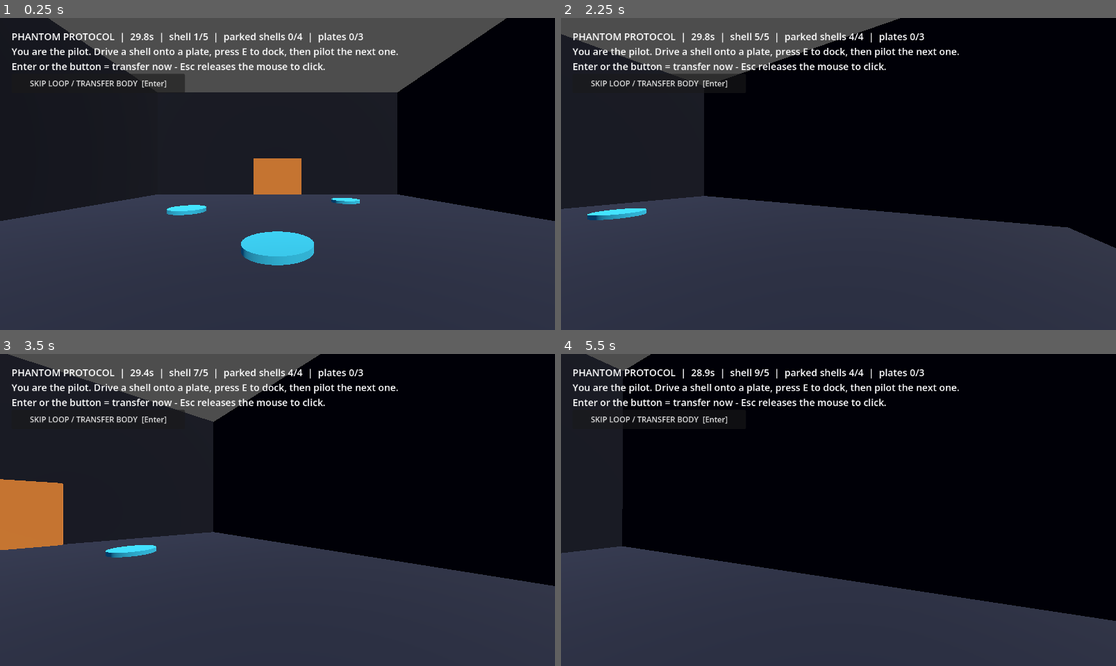
Above: before the commit, frames 1-4 (two rows, left to right).
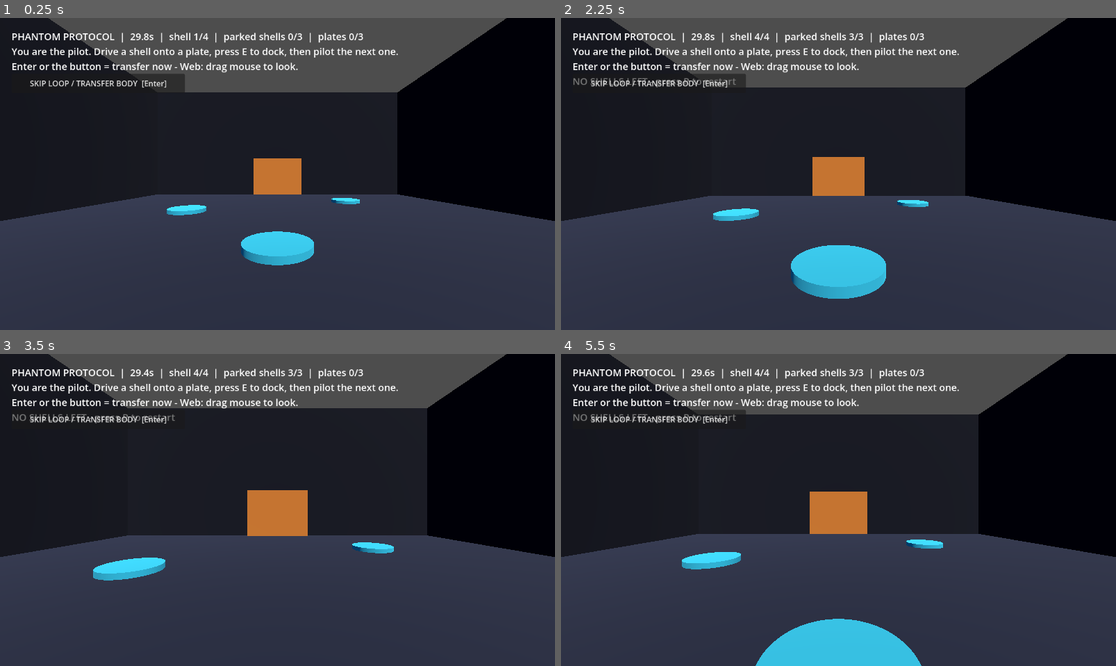
Above: after the commit, the same moments.

Repository: peakbuild112000/phantom-loop
Game: Godot game, scene res://scenes/main.tscn
Two runs of this game, one before a commit and one after it. Both use one fixed random seed, a clock stepped at 60 frames per second and the inputs below.
Inputs (mouse positions are in pixels of both pictures, inside the frame that each line leads up to):
- Up to frame 1 (0.25 s): no input
- Up to frame 2 (2.25 s): click "SKIP LOOP / TRANSFER BODY [En…" at 0.5 s; click "SKIP LOOP / TRANSFER BODY [En…" at 1.25 s; tap Enter at 2 s; move the mouse to (866, 174) at 2.02 s; hold W (move_forward) from 2.03 s (still down); hold E (interact) from 2.03 s (still down); click (866, 174) at 2.17 s
- Up to frame 3 (3.5 s): keep holding W (move_forward); move the mouse to (249, 510) at 2.77 s; release E (interact) at 2.78 s; tap Enter at 2.85 s; click (249, 510) at 2.92 s
- Up to frame 4 (5.5 s): keep holding W (move_forward); move the mouse to (849, 503) at 3.52 s; hold E (interact) 3.53-4.28 s; click (849, 503) at 3.67 s; move the mouse to (832, 516) at 4.27 s; tap Enter at 4.35 s; click (832, 516) at 4.42 s; move the mouse to (877, 513) at 5.02 s; hold E (interact) from 5.03 s (still down); click (877, 513) at 5.17 s

The runs differ from the first frame. In frame 1, 0.4% of the frame differs, in the area x 32-59%, y 4-18%; in frame 2, 33%; in frame 3, 30%; in frame 4, 50%, in the area x 0-100%, y 0-100%.

Commit message:
fix: held plates always open door, cap ghosts at 3, spawn facing room

Diff:
--- a/scripts/phantom_loop.gd
+++ b/scripts/phantom_loop.gd
@@ -7,7 +7,7 @@
 const LOOP_SECONDS := 30.0
 const TICK := 1.0 / 60.0
 const SPEED := 6.0
-const MAX_GHOSTS := 4
+const MAX_GHOSTS := 3
 
 var _time_left := LOOP_SECONDS
 var _acc := 0.0
@@ -109,12 +109,17 @@
 
 	var all := true
 	for plate in _plates:
-		var active := false
-		for body in plate.get_overlapping_bodies():
-			if body == _player:
-				active = true
-			elif body is CharacterBody3D and body.has_meta("action") and body.get_meta("action"):
-				active = true
+		# Deterministic position check instead of Area3D overlaps: no physics-frame
+		# lag, works identically on desktop and Web.
+		var active := _touches_plate(_player.global_position, plate)
+		if not active:
+			for i in _ghosts.size():
+				var g := _ghosts[i]
+				if not (g.has_meta("action") and g.get_meta("action")):
+					continue
+				if _touches_plate(g.global_position, plate):
+					active = true
+					break
 		plate.set_meta("active", active)
 		if not active:
 			all = false
@@ -137,9 +142,15 @@
 func _on_skip_pressed() -> void:
 	_finish_loop()
 
+func _touches_plate(pos: Vector3, plate: Area3D) -> bool:
+	var p := plate.global_position
+	if absf(pos.y - p.y) > 1.5:
+		return false
+	return Vector2(pos.x - p.x, pos.z - p.z).length() < 1.1
+
 func _on_plate(pos: Vector3) -> bool:
 	for plate in _plates:
-		if pos.distance_to(plate.global_position) < 1.2:
+		if _touches_plate(pos, plate):
 			return true
 	return false
 
@@ -150,6 +161,7 @@
 	_door_latched = false
 	_pitch = 0.0
 	_cam.rotation.x = 0.0
+	_player.rotation.y = 0.0  # always face the room, never the back wall
 	_player.global_position = Vector3(0.0, 1.0, 7.0)
 	_player.velocity = Vector3.ZERO
 	_open_door(false)
@@ -198,7 +210,10 @@
 	if _won:
 		_label.text = "ESCAPED in %d shells - press R to replay" % _loops
 	else:
-		_label.text = "PHANTOM PROTOCOL  |  %04.1fs  |  shell %d/%d  |  parked shells %d/%d  |  plates %d/%d\nYou are the pilot. Drive a shell onto a plate, press E to dock, then pilot the next one.\nEnter or the button = transfer now - Esc releases the mouse to click." % [_time_left, _loops, MAX_GHOSTS + 1, _ghosts.size(), MAX_GHOSTS, active, _plates.size()]
+		var msg := "PHANTOM PROTOCOL  |  %04.1fs  |  shell %d/%d  |  parked shells %d/%d  |  plates %d/%d\nYou are the pilot. Drive a shell onto a plate, press E to dock, then pilot the next one.\nEnter or the button = transfer now - Web: drag mouse to look." % [_time_left, mini(_loops, MAX_GHOSTS + 1), MAX_GHOSTS + 1, _ghosts.size(), MAX_GHOSTS, active, _plates.size()]
+		if _recordings.size() >= MAX_GHOSTS:
+			msg += "\nNO SHELLS LEFT - press R to restart"
+		_label.text = msg
 
 func _build_room() -> void:
 	var dark := Color(0.07, 0.08, 0.13)
@@ -262,7 +277,8 @@
 	var col := CollisionShape3D.new()
 	var shape := CylinderShape3D.new()
 	shape.radius = 0.9
-	shape.height = 0.5
+	# Tall trigger: ghosts are spheres centred at torso height (~1 m).
+	shape.height = 2.0
 	col.shape = shape
 	area.add_child(col)
 	add_child(area)
--- /dev/null
+++ b/tests/debug_plates.gd
@@ -0,0 +1,43 @@
+extends SceneTree
+
+func _init() -> void:
+	var scene := load("res://scenes/main.tscn") as PackedScene
+	var main := scene.instantiate()
+	root.add_child(main)
+	await process_frame
+	await physics_frame
+
+	var plates: Array = main.get("_plates")
+	var player = main.get("_player")
+
+	# 1. Plates + door: no physics frame between steps (deterministic check).
+	var rec0: Array = []
+	var rec1: Array = []
+	for i in range(10):
+		rec0.append({"pos": (plates[0] as Area3D).global_position + Vector3(0, 0.9, 0), "action": true})
+		rec1.append({"pos": (plates[1] as Area3D).global_position + Vector3(0, 0.9, 0), "action": true})
+	var recs: Array = main.get("_recordings")
+	recs.append(rec0)
+	recs.append(rec1)
+	main.call("_reset_room")
+	player.global_position = (plates[2] as Area3D).global_position + Vector3(0, 0.9, 0)
+	for i in range(6):
+		main.call("_step", 1.0 / 60.0)
+	var active := []
+	for p in plates:
+		active.append((p as Area3D).has_meta("active") and (p as Area3D).get_meta("active"))
+	print("PLATE_ACTIVE=", active)
+	print("DOOR_LATCHED=", main.get("_door_latched"), " DOOR_VISIBLE=", (main.get("_door") as Node3D).visible)
+
+	# 2. Spawn always faces the room (-Z), never the back wall.
+	player.rotation.y = 2.5
+	main.call("_reset_room")
+	print("SPAWN_ROTATION_Y=", player.rotation.y)
+
+	# 3. Ghost limit: repeated transfers never exceed MAX_GHOSTS recordings.
+	for n in range(6):
+		for i in range(4):
+			main.call("_step", 1.0 / 60.0)
+		main.call("_finish_loop")
+	print("GHOST_LIMIT=", (main.get("_recordings") as Array).size())
+	quit()
Not shown, added: tests/debug_plates.gd.uid
Not shown, changed: docs/COPY_ME.md
Not shown, changed: docs/PHANTOM_LOOP.md
